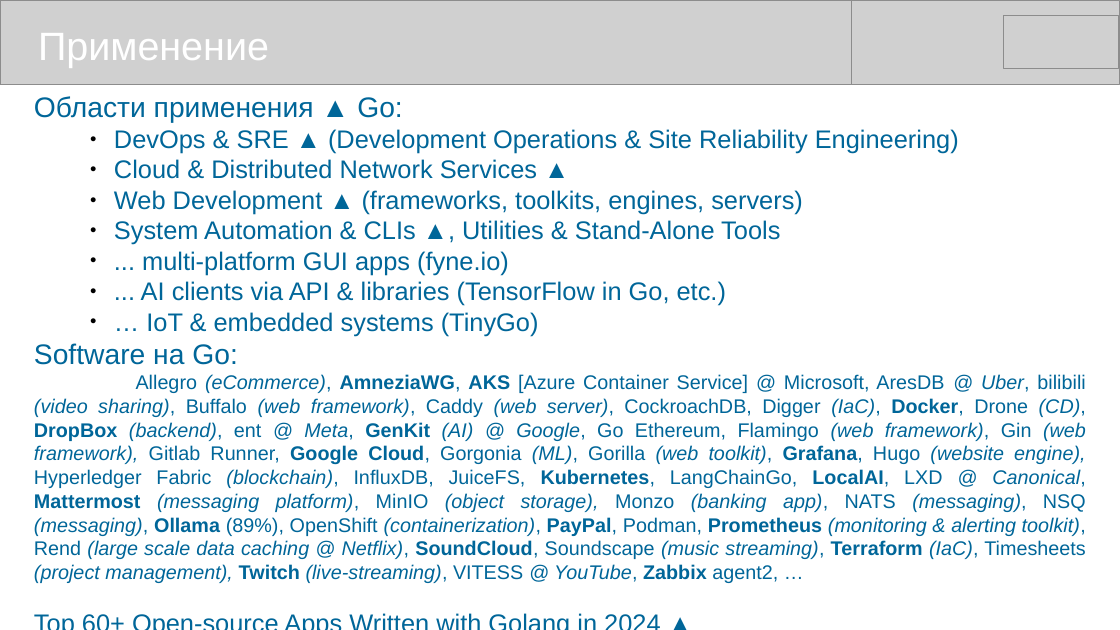
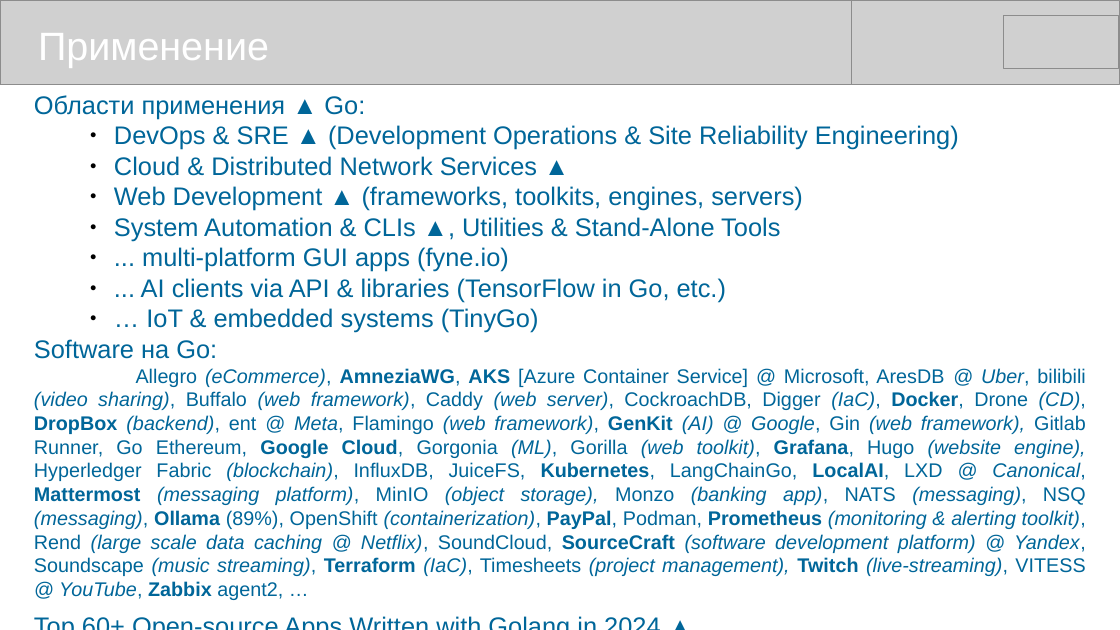
Before and after one commit to mike-shock/Go_language, a slide deck: slide 48 of Go_Preview.odp (slide 47 before the commit). Drawn at 1120x630 pixels with LibreOffice and Linux fonts; fonts in the diff are those of the drawing; grey boxes stand for pictures. Boxes give left, top, right and bottom in pixels: in the first picture for what was removed or moved away, otherwise in the second. Text is boxed around its words. In the diff, an @@ line names an element or a change of style, - is before the commit and + after.

```diff
--- a/Go_Preview.odp
+++ b/Go_Preview.odp
@@ text at (34, 95, 365, 359): size 20 to 18 pt in "Области применения ▲ Go:", "Software на Go:" @@
@@ text at (34, 368, 1086, 600): text changed @@
-Allegro (eCommerce), AmneziaWG, AKS [Azure Container Service] @ Microsoft, AresDB @ Uber, bilibili (video sharing), Buffalo (web framework), Caddy (web server), CockroachDB, Digger (IaC), Docker, Drone (CD), DropBox (backend), ent @ Meta, GenKit (AI) @ Google, Go Ethereum, Flamingo (web framework), Gin (web framework), Gitlab Runner, Google Cloud, Gorgonia (ML), Gorilla (web toolkit), Grafana, Hugo (website engine), Hyperledger Fabric (blockchain), InfluxDB, JuiceFS, Kubernetes, LangChainGo, LocalAI, LXD @ Canonical, Mattermost (messaging platform), MinIO (object storage), Monzo (banking app), NATS (messaging), NSQ (messaging), Ollama (89%), OpenShift (containerization), PayPal, Podman, Prometheus (monitoring & alerting toolkit), Rend (large scale data caching @ Netflix), SoundCloud, Soundscape (music streaming), Terraform (IaC), Timesheets (project management), Twitch (live-streaming), VITESS @ YouTube, Zabbix agent2, …
+Allegro (eCommerce), AmneziaWG, AKS [Azure Container Service] @ Microsoft, AresDB @ Uber, bilibili (video sharing), Buffalo (web framework), Caddy (web server), CockroachDB, Digger (IaC), Docker, Drone (CD), DropBox (backend), ent @ Meta, Flamingo (web framework), GenKit (AI) @ Google, Gin (web framework), Gitlab Runner, Go Ethereum, Google Cloud, Gorgonia (ML), Gorilla (web toolkit), Grafana, Hugo (website engine), Hyperledger Fabric (blockchain), InfluxDB, JuiceFS, Kubernetes, LangChainGo, LocalAI, LXD @ Canonical, Mattermost (messaging platform), MinIO (object storage), Monzo (banking app), NATS (messaging), NSQ (messaging), Ollama (89%), OpenShift (containerization), PayPal, Podman, Prometheus (monitoring & alerting toolkit), Rend (large scale data caching @ Netflix), SoundCloud, SourceCraft (software development platform) @ Yandex, Soundscape (music streaming), Terraform (IaC), Timesheets (project management), Twitch (live-streaming), VITESS @ YouTube, Zabbix agent2, …
```
Also in this commit, not shown: 12 other slides changed, 2 slides added, 1 slide removed, 1 other file.
